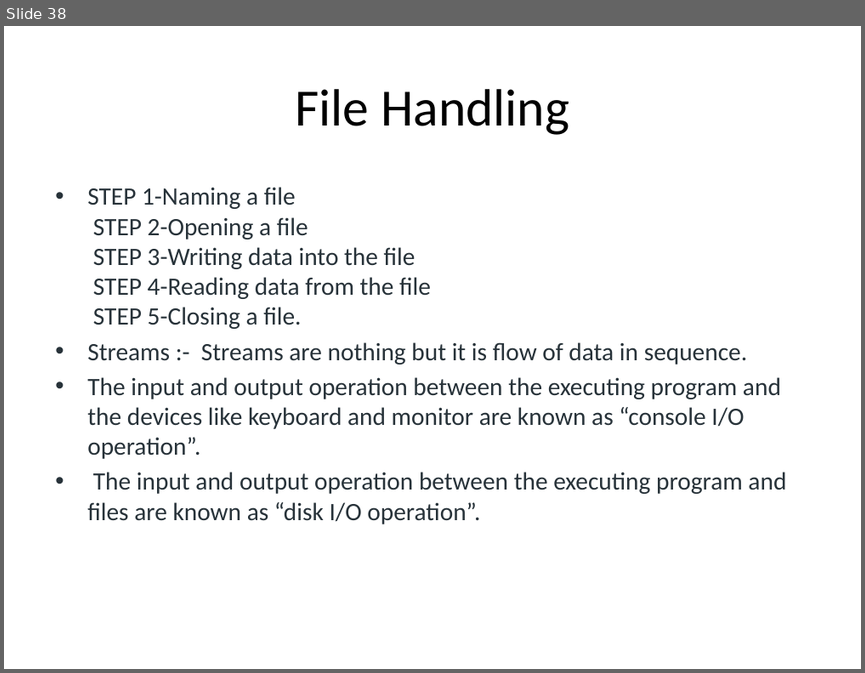
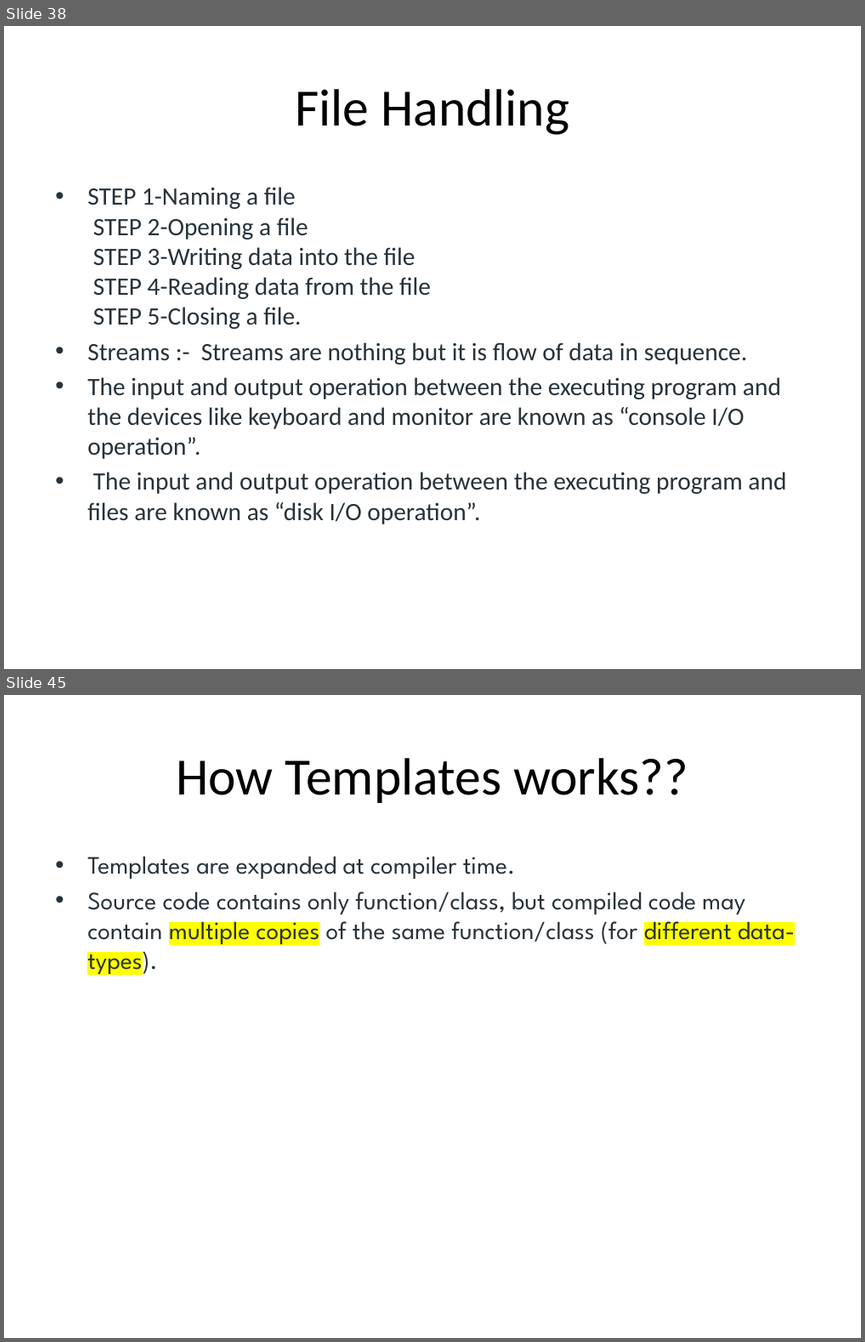
Before and after one commit to Bot-Anonymous/c-, a slide deck: c++.pptx. Shown one above the other, each under a label of ours: slide 38 before the commit, slides 38 and 45 after it; the slides between them are not shown. The pictures are 865x673 and 865x1342 pixels, drawn with LibreOffice and Linux fonts; fonts in the diff are those of the drawing. Boxes give left, top, right and bottom in pixels: in the first picture for what was removed or moved away, otherwise in the second. Text is boxed around its words. In the diff, an @@ line names an element or a change of style, - is before the commit and + after.

```diff
--- a/c++.pptx
+++ b/c++.pptx
@@ slide 45 added at [4, 695, 861, 1338], background #FFFFFF @@
@@ title added at [176, 758, 688, 803], 44 pt, text #000000 @@
+How Templates works??
@@ text added at [87, 856, 794, 977], 21 pt, text #273239 @@
+• Templates are expanded at compiler time.
+• Source code contains only function/class, but compiled code may contain multiple copies of the same function/class (for different data-types).
```
Also in this commit, not shown: 13 other slides added, 20 other files.
